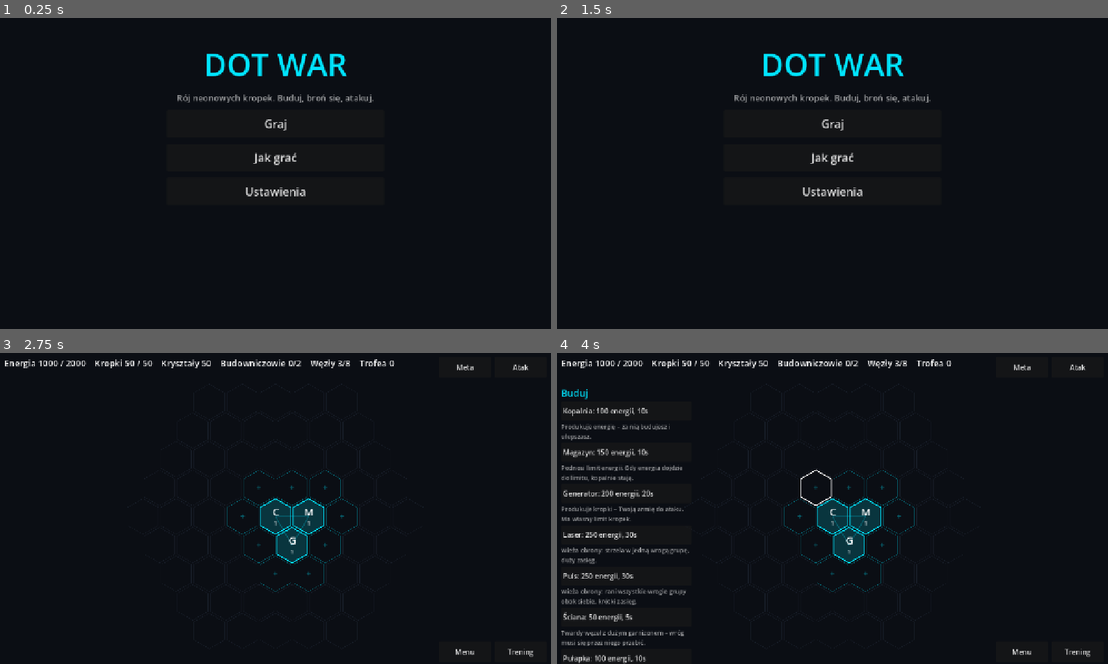
Above: before the commit, frames 1-4 (two rows, left to right).
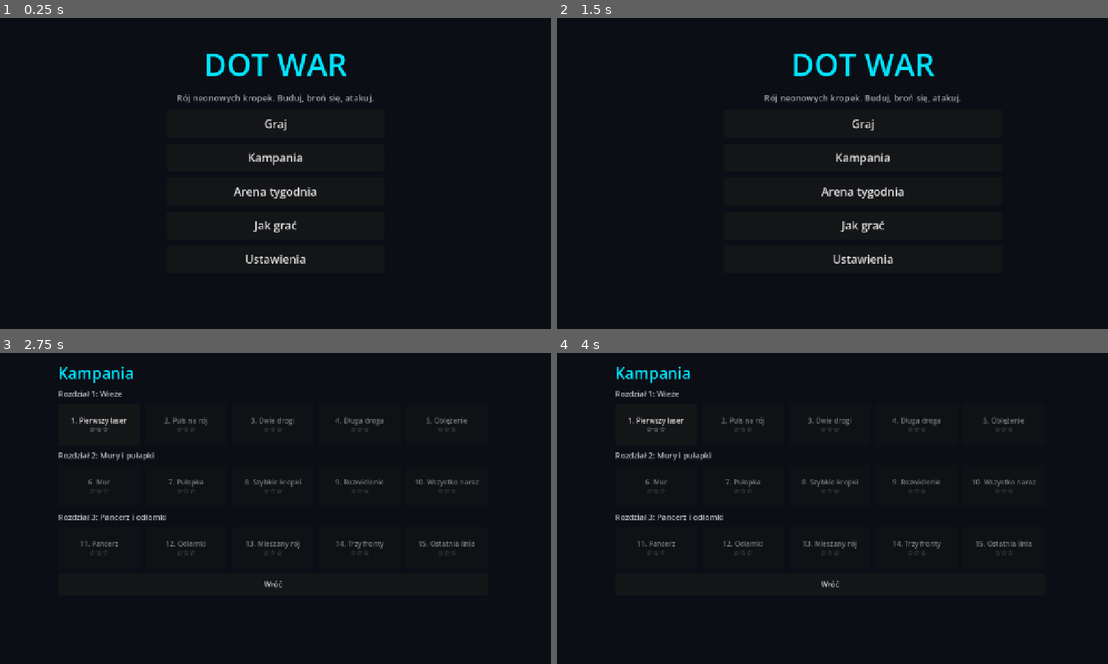
Above: after the commit, the same moments.

Repository: CraftmaticIt/Dot-War
Game: Godot game, scene res://game/main_menu.tscn
Two runs of this game, one before a commit and one after it. Both use one fixed random seed, a clock stepped at 60 frames per second and the inputs below.
Inputs (mouse positions are in pixels of both pictures, inside the frame that each line leads up to):
- Up to frame 1 (0.25 s): no input
- Up to frame 2 (1.5 s): click "Jak grać" at 0.5 s; click "Wróć" at 1.25 s
- Up to frame 3 (2.75 s): click "Graj" (after the commit: "Kampania") at 2 s
- Up to frame 4 (4 s): click (832, 583) at 2.75 s, where only the run after the commit has a clickable "Wróć"; click (832, 492) at 3.5 s, where only the run after the commit has a clickable "Kampania"

The runs differ from the first frame. In frame 1, 0.8% of the frame differs, in the area x 42-58%, y 43-80%; in frame 2, 3.0%; in frame 3, 5.3%; in frame 4, 8.4%, in the area x 0-97%, y 2-100%.

Commit message:
ui: campaign, PvE scene, weekly arena with ranking
Co-Authored-By: Claude Opus 5.5 <noreply@anthropic.com>
Claude-Session: https://claude.ai/code/session_017sBeQejXiTTPxzai4keDsD

Diff:
--- /dev/null
+++ b/game/campaign_view.gd
@@ -0,0 +1,80 @@
+class_name CampaignView
+extends Control
+## Campaign level select: 15 levels in 3 chapters, stars from the server profile merged with the
+## local best (offline play). Level n opens once level n-1 has at least one star.
+
+const LOCAL_PATH := "user://pve_local.json"
+const CHAPTERS := ["Rozdział 1: Wieże", "Rozdział 2: Mury i pułapki", "Rozdział 3: Pancerz i odłamki"]
+
+static func unlocked(stars: Dictionary, level_id: int) -> bool:
+	return level_id <= 1 or int(stars.get(str(level_id - 1), 0)) >= 1
+
+static func merge_stars(a: Dictionary, b: Dictionary) -> Dictionary:
+	var out := {}
+	for d in [a, b]:
+		for k in d:
+			out[str(k)] = maxi(int(out.get(str(k), 0)), int(d[k]))
+	return out
+
+static func load_local() -> Dictionary:
+	if not FileAccess.file_exists(LOCAL_PATH):
+		return {}
+	var j := JSON.new()
+	return j.data if j.parse(FileAccess.get_file_as_string(LOCAL_PATH)) == OK and typeof(j.data) == TYPE_DICTIONARY else {}
+
+static func save_local(stars: Dictionary) -> void:
+	var f := FileAccess.open(LOCAL_PATH, FileAccess.WRITE)
+	if f:
+		f.store_string(JSON.stringify(stars))
+
+func _ready() -> void:
+	var bg := ColorRect.new()
+	bg.color = Color(0.043, 0.055, 0.078)
+	bg.set_anchors_preset(Control.PRESET_FULL_RECT)
+	add_child(bg)
+	var stars := load_local()
+	var be := Backend.shared(get_tree().root)
+	if be.is_configured():
+		stars = merge_stars(stars, be.profile.get("pve", {}))
+	var box := VBoxContainer.new()
+	box.position = Vector2(140, 24)
+	box.add_theme_constant_override("separation", 10)
+	add_child(box)
+	var title := Label.new()
+	title.text = "Kampania"
+	title.add_theme_font_size_override("font_size", 36)
+	title.add_theme_color_override("font_color", Color("#00E5FF"))
+	box.add_child(title)
+	var levels := PveDefs.levels()
+	for ch in 3:
+		var cl := Label.new()
+		cl.text = CHAPTERS[ch]
+		cl.add_theme_font_size_override("font_size", 18)
+		cl.add_theme_color_override("font_color", Color(1, 1, 1, 0.7))
+		box.add_child(cl)
+		var row := HBoxContainer.new()
+		row.add_theme_constant_override("separation", 12)
+		box.add_child(row)
+		for i in 5:
+			var l: Dictionary = levels[ch * 5 + i]
+			var id := int(l.id)
+			var b := Button.new()
+			b.custom_minimum_size = Vector2(188, 96)
+			b.text = "%d. %s\n%s" % [id, String(l.name), BattleView.stars_text(int(stars.get(str(id), 0)))]
+			b.disabled = not unlocked(stars, id)
+			b.pressed.connect(func():
+				PveView.pending = {"level": id}
+				get_tree().change_scene_to_file("res://game/pve_view.tscn"))
+			row.add_child(b)
+	var back := Button.new()
+	back.text = "Wróć"
+	back.custom_minimum_size = Vector2(200, 52)
+	back.pressed.connect(func(): get_tree().change_scene_to_file("res://game/main_menu.tscn"))
+	box.add_child(back)
+	var args := OS.get_cmdline_user_args()
+	var i := args.find("--shot")
+	if i != -1 and i + 1 < args.size():
+		await get_tree().create_timer(1.0).timeout
+		await RenderingServer.frame_post_draw
+		get_viewport().get_texture().get_image().save_png(args[i + 1])
+		get_tree().quit()
--- /dev/null
+++ b/game/campaign_view.tscn
@@ -0,0 +1,10 @@
+[gd_scene load_steps=2 format=3]
+
+[ext_resource type="Script" path="res://game/campaign_view.gd" id="1"]
+
+[node name="Campaign" type="Control"]
+layout_mode = 3
+anchors_preset = 15
+anchor_right = 1.0
+anchor_bottom = 1.0
+script = ExtResource("1")
--- a/game/main_menu.gd
+++ b/game/main_menu.gd
@@ -8,6 +8,9 @@
 	["Gwiazdki", "★ za 50% zniszczonych węzłów, ★ za Rdzeń, ★ za 100%. Gwiazdki dają łup energii i trofea; porażka zabiera trofea."],
 	["Boostery", "Przed atakiem wybierz do 3 boosterów (Meta → Boostery). W walce stuknij booster, potem węzeł: Szał przyspiesza, Tarcza chroni, EMP wyłącza wieże, Rozszczepienie podwaja grupę."],
 	["Meta", "Zadania dzienne, sklep za kryształy i liga. Sezon trwa 14 dni – nagroda zależy od ligi."],
+	["Kampania", "15 łamigłówek obrony: rozstaw podane budynki na polach „+”, naciśnij Start i patrz. ★ Rdzeń przetrwał, ★★ straciłeś najwyżej 1 węzeł, ★★★ nic. Za każdą nową gwiazdkę 5 kryształów."],
+	["Arena tygodnia", "Co tydzień nowe fale bez końca. Masz 12 punktów na budynki; wynik to liczba przetrwanych fal. Najlepsze 10% tygodnia dostaje nagrodę."],
+	["Typy kropek", "Szybkie (×1,5 prędkości), pancerne (połowa obrażeń od wież), rozpryskowe (gdy zginą, zabierają 5 kropek pobliskim węzłom)."],
 ]
 
 var _box: VBoxContainer
@@ -61,19 +64,24 @@
 	_title("DOT WAR", 72)
 	_title("Rój neonowych kropek. Buduj, broń się, atakuj.", 20, Color(1, 1, 1, 0.6))
 	_button("Graj", func(): get_tree().change_scene_to_file("res://game/colony_view.tscn"))
+	_button("Kampania", func(): get_tree().change_scene_to_file("res://game/campaign_view.tscn"))
+	_button("Arena tygodnia", func():
+		PveView.pending = {"arena": true, "week": PveMatch.week_index(int(Time.get_unix_time_from_system()))}
+		get_tree().change_scene_to_file("res://game/pve_view.tscn"))
 	_button("Jak grać", _help)
 	_button("Ustawienia", _settings)
 
 func _help() -> void:
 	_clear()
-	_box.position.y = 20
+	_box.position = Vector2(320, 12)
+	_box.add_theme_constant_override("separation", 6)
 	_title("Jak grać", 36)
 	for h in HELP:
 		var l := Label.new()
 		l.text = "%s — %s" % h
 		l.autowrap_mode = TextServer.AUTOWRAP_WORD_SMART
-		l.custom_minimum_size = Vector2(500, 0)
-		l.add_theme_font_size_override("font_size", 16)
+		l.custom_minimum_size = Vector2(640, 0)
+		l.add_theme_font_size_override("font_size", 13)
 		_box.add_child(l)
 	_button("Wróć", _back)
 
@@ -103,5 +111,6 @@
 	_button("Wróć", _back)
 
 func _back() -> void:
-	_box.position.y = 60
+	_box.position = Vector2(390, 60)
+	_box.add_theme_constant_override("separation", 14)
 	_main()
--- /dev/null
+++ b/game/pve_view.gd
@@ -0,0 +1,355 @@
+class_name PveView
+extends Node2D
+## PvE defense: place the level's buildings on free slots, press Start, watch the enemy swarm.
+## Entered via `pending` = {level: id} (campaign) or {week: n, arena: true}.
+## `-- --shot <png>` plays level 1 with its reference placement.
+
+const NAMES := {"laser": "Laser", "pulse": "Puls", "wall": "Ściana", "trap": "Pułapka"}
+const LETTERS := {"laser": "L", "pulse": "P", "wall": "Ś", "trap": "T"}
+const MAX_FRAME_CATCHUP := 0.25
+
+static var pending := {}
+
+var level: Dictionary
+var arena := false
+var placement: Array = []
+var match_: PveMatch = null
+var backend: Backend = null
+var _selected := ""
+var _map: Node2D
+var _views: Array[NodeView] = []
+var _renderer: SwarmRenderer
+var _overlay: Node2D
+var _hud: Label
+var _info: Label
+var _palette: HBoxContainer
+var _start: Button
+var _end: VBoxContainer
+var _acc := 0.0
+var _shot := ""
+var _elapsed := 0.0
+var _font: Font
+
+# --- pure helpers (unit-tested) ---
+
+## Campaign: type -> pieces left. Arena: {"budget": points left}.
+static func remaining(lvl: Dictionary, p: Array, is_arena: bool) -> Dictionary:
+	if is_arena:
+		var a: Dictionary = PveDefs.data().arena
+		var left := int(a.budget)
+		for e in p:
+			left -= int(a.costs.get(e.type, 0))
+		return {"budget": left}
+	var out := {}
+	for t in lvl.get("allowed", {}):
+		out[t] = int(lvl.allowed[t])
+	for e in p:
+		out[e.type] = int(out.get(e.type, 0)) - 1
+	return out
+
+## Empty slot gets the type; the same type again removes it; another type replaces it.
+static func toggle(p: Array, slot: int, type: String) -> Array:
+	var out := []
+	var had := ""
+	for e in p:
+		if int(e.slot) == slot:
+			had = String(e.type)
+		else:
+			out.append(e)
+	if had != type:
+		var placed := false
+		for i in out.size():
+			if int(out[i].slot) > slot:
+				out.insert(i, {"slot": slot, "type": type})
+				placed = true
+				break
+		if not placed:
+			out.append({"slot": slot, "type": type})
+	return out
+
+static func end_text(result: Dictionary, is_arena: bool, reward: Dictionary) -> PackedStringArray:
+	var out := PackedStringArray()
+	if is_arena:
+		out.append("Koniec areny")
+		out.append("Przetrwane fale: %d" % int(result.score))
+		if reward.has("best"):
+			out.append("Rekord tygodnia: %d" % int(reward.best))
+	else:
+		out.append("Zwycięstwo!" if int(result.stars) > 0 else "Porażka")
+		out.append(BattleView.stars_text(int(result.stars)))
+		if int(reward.get("crystals", 0)) > 0:
+			out.append("+%d kryształów" % int(reward.crystals))
+	if reward.get("offline", false):
+		out.append("Nagroda wymaga połączenia")
+	elif reward.has("error"):
+		out.append("Serwer: %s" % String(reward.error))
+	return out
+
+# --- scene ---
+
+func _ready() -> void:
+	_font = ThemeDB.fallback_font
+	var args := OS.get_cmdline_user_args()
+	var i := args.find("--shot")
+	if i != -1 and i + 1 < args.size():
+		_shot = args[i + 1]
+		pending = {"level": 1}
+	if pending.get("arena", false):
+		arena = true
+		level = PveMatch.arena_level(int(pending.week))
+	else:
+		level = PveDefs.level(int(pending.get("level", 1)))
+	pending = {}
+	if level.is_empty():
+		get_tree().change_scene_to_file.call_deferred("res://game/main_menu.tscn")
+		return
+	backend = Backend.shared(get_tree().root)
+	_build_ui()
+	_rebuild_map()
+	if _shot != "":
+		placement = [{"slot": 2, "type": "laser"}]
+		_rebuild_map()
+		_on_start()
+
+func _sfx(sound: String) -> void:
+	var s := get_node_or_null("/root/Sfx")
+	if s and sound != "":
+		s.play(sound)
+
+func _world() -> SimWorld:
+	return match_.world if match_ != null else PveLevel.build_world(level, placement, 1)
+
+func _rebuild_map() -> void:
+	if _map:
+		_map.queue_free()
+	_views.clear()
+	var w := _world()
+	var g := w.graph
+	var ids := g.node_ids()
+	var r := Rect2i(g.node(ids[0]).x, g.node(ids[0]).y, 0, 0)
+	for id in ids:
+		r = r.expand(Vector2i(g.node(id).x, g.node(id).y))
+	_map = Node2D.new()
+	_map.transform = BattleView.fit_transform(r, get_viewport_rect().size - Vector2(0, 160), 70.0)
+	_map.position += Vector2(0, 60)
+	add_child(_map)
+	var edges := Node2D.new()
+	edges.draw.connect(func():
+		for a in g.node_ids():
+			for b in g.neighbors(a):
+				if a < b:
+					edges.draw_line(SwarmRenderer.to_px(Vector2i(g.node(a).x, g.node(a).y)),
+						SwarmRenderer.to_px(Vector2i(g.node(b).x, g.node(b).y)), Color(0.4, 0.5, 0.7, 0.18), 2.0, true))
+	_map.add_child(edges)
+	for id in ids:
+		var v := NodeView.new()
+		v.node_id = id
+		v.position = SwarmRenderer.to_px(Vector2i(g.node(id).x, g.node(id).y))
+		_map.add_child(v)
+		v.refresh(g.node(id))
+		_views.append(v)
+	_renderer = SwarmRenderer.new()
+	_map.add_child(_renderer)
+	_overlay = Node2D.new()
+	_overlay.draw.connect(_draw_overlay)
+	_map.add_child(_overlay)
+
+## Slot markers: "+" on a free slot during setup, the building letter on a placed one;
+## "C" on the core and "!" on enemy spawns.
+func _draw_overlay() -> void:
+	var types := {}
+	for e in placement:
+		types[int(e.slot)] = String(e.type)
+	for n in level.nodes:
+		var p := SwarmRenderer.to_px(Vector2i(int(n.x), int(n.y))) + Vector2(-6, -40)
+		var s := ""
+		match String(n.role):
+			"core":
+				s = "C"
+			"spawn":
+				s = "!"
+			_:
+				s = LETTERS.get(types.get(int(n.id), ""), "+" if match_ == null else "")
+		if s != "":
+			_overlay.draw_string(_font, p, s, HORIZONTAL_ALIGNMENT_LEFT, -1, 20, Color("#B6FF00"))
+
+func _build_ui() -> void:
+	var layer := CanvasLayer.new()
+	add_child(layer)
+	_hud = Label.new()
+	_hud.position = Vector2(16, 12)
+	_hud.add_theme_font_size_override("font_size", 22)
+	layer.add_child(_hud)
+	_palette = HBoxContainer.new()
+	_palette.position = Vector2(16, 600)
+	layer.add_child(_palette)
+	_info = Label.new()
+	_info.position = Vector2(16, 660)
+	_info.add_theme_font_size_override("font_size", 16)
+	_info.add_theme_color_override("font_color", Color(1, 1, 1, 0.7))
+	layer.add_child(_info)
+	_start = Button.new()
+	_start.text = "Start"
+	_start.custom_minimum_size = Vector2(160, 56)
+	_start.position = Vector2(1100, 600)
+	_start.pressed.connect(_on_start)
+	layer.add_child(_start)
+	var back := Button.new()
+	back.text = "Wróć"
+	back.custom_minimum_size = Vector2(120, 44)
+	back.position = Vector2(1140, 12)
+	back.pressed.connect(_go_back)
+	layer.add_child(back)
+	_end = VBoxContainer.new()
+	_end.position = Vector2(440, 200)
+	_end.custom_minimum_size = Vector2(400, 0)
+	_end.visible = false
+	layer.add_child(_end)
+	_refresh_setup()
+
+func _types() -> Array:
+	return PveDefs.data().arena.costs.keys() if arena else level.get("allowed", {}).keys()
+
+func _refresh_setup() -> void:
+	if arena:
+		var a: Dictionary = PveDefs.data().arena
+		_hud.text = "Arena · tydzień %d" % int(level.week)
+		_info.text = "Budżet: %d / %d pkt. Wybierz budynek, potem stuknij wolne pole „+”." % [
+			int(remaining(level, placement, true).budget), int(a.budget)]
+	else:
+		_hud.text = "Poziom %d: %s" % [int(level.id), String(level.name)]
+		_info.text = "Wybierz budynek, potem stuknij wolne pole „+”. Ponowne stuknięcie zdejmuje budynek."
+	for c in _palette.get_children():
+		c.queue_free()
+	var left := remaining(level, placement, arena)
+	for t in _types():
+		var b := Button.new()
+		var cost: int = int(PveDefs.data().arena.costs.get(t, 0))
+		b.text = ("%s (%d pkt)" % [NAMES.get(t, t), cost]) if arena else ("%s ×%d" % [NAMES.get(t, t), int(left.get(t, 0))])
+		if _selected == t:
+			b.text += " ◉"
+		b.custom_minimum_size = Vector2(150, 48)
+		b.pressed.connect(func():
+			_selected = "" if _selected == t else t
+			_refresh_setup())
+		_palette.add_child(b)
+	if _overlay:
+		_overlay.queue_redraw()
+
+func _unhandled_input(e: InputEvent) -> void:
+	if match_ != null or _map == null:
+		return
+	var tap: bool = (e is InputEventMouseButton and e.button_index == MOUSE_BUTTON_LEFT and e.pressed) \
+		or (e is InputEventScreenTouch and e.pressed)
+	if not tap:
+		return
+	var p: Vector2 = _map.get_global_transform().affine_inverse() * e.position
+	for v in _views:
+		if v.position.distance_to(p) <= NodeView.RADIUS + 12:
+			_tap_node(v.node_id)
+			return
+
+func _tap_node(id: int) -> void:
+	var role := ""
+	for n in level.nodes:
+		if int(n.id) == id:
+			role = String(n.role)
+	if role != "slot":
+		return
+	var current := ""
+	for e in placement:
+		if int(e.slot) == id:
+			current = String(e.type)
+	var t := _selected if _selected != "" else current
+	if t == "":
+		return
+	var next := toggle(placement, id, t)
+	if PveLevel.validate(level, next, arena) != "":
+		_sfx("error")
+		return
+	placement = next
+	_sfx("build")
+	_rebuild_map()
+	_refresh_setup()
+
+func _on_start() -> void:
+	if match_ != null:
+		return
+	match_ = PveMatch.new(level, placement, 1)
+	_palette.visible = false
+	_start.visible = false
+	_info.text = "Rój nadciąga…"
+	_rebuild_map()
+
+func _process(delta: float) -> void:
+	if match_ == null:
+		return
+	if not match_.over:
+		_acc = minf(_acc + delta, MAX_FRAME_CATCHUP)
+		var dt := 1.0 / SimWorld.TICK_HZ
+		while _acc >= dt and not match_.over:
+			_acc -= dt
+			match_.step()
+			for ev in match_.world.events:
+				_sfx({"group_destroyed": "hit", "node_captured": "capture", "trap_triggered": "hit", "splash": "error"}.get(ev.type, ""))
+		_renderer.sync(match_.world, _acc / dt)
+		for v in _views:
+			v.refresh(match_.world.graph.node(v.node_id))
+		var r := match_.result()
+		_hud.text = "%s    fale: %d / %d" % [BattleView.format_clock(match_.world.tick), int(r.waves_started),
+			level.waves.size()]
+		if match_.over:
+			_finish()
+	if _shot != "":
+		_elapsed += delta
+		if _elapsed >= 10.0:
+			var path := _shot
+			_shot = ""
+			await RenderingServer.frame_post_draw
+			get_viewport().get_texture().get_image().save_png(path)
+			get_tree().quit()
+
+func _finish() -> void:
+	var r := match_.result()
+	_sfx("win" if (arena and int(r.score) > 0) or int(r.stars) > 0 else "lose")
+	if not arena:
+		var local := CampaignView.load_local()
+		CampaignView.save_local(CampaignView.merge_stars(local, {str(int(level.id)): int(r.stars)}))
+	_end.visible = true
+	var wait := Label.new()
+	wait.text = "Weryfikacja wyniku…"
+	_end.add_child(wait)
+	var reward := {"offline": true}
+	if _shot == "" and backend != null and backend.is_configured():
+		var body := {"placement": placement}
+		if arena:
+			body["week"] = int(level.week)
+		else:
+			body["level"] = int(level.id)
+		reward = await backend.finish_pve(body)
+	wait.queue_free()
+	for t in end_text(r, arena, reward):
+		var l := Label.new()
+		l.text = t
+		l.horizontal_alignment = HORIZONTAL_ALIGNMENT_CENTER
+		l.add_theme_font_size_override("font_size", 32 if t.contains("★") or t.contains("☆") else 22)
+		_end.add_child(l)
+	if arena and not reward.get("offline", false):
+		var rk := await backend.pve_ranking()
+		for row in rk.get("top", []).slice(0, 5):
+			var l := Label.new()
+			l.text = "%s — %d" % [String(row.name), int(row.score)]
+			_end.add_child(l)
+		if typeof(rk.get("me")) == TYPE_DICTIONARY:
+			var me := Label.new()
+			me.text = "Twoje miejsce: %d" % int(rk.me.rank)
+			me.add_theme_color_override("font_color", Color("#B6FF00"))
+			_end.add_child(me)
+	var back := Button.new()
+	back.text = "Wróć"
+	back.custom_minimum_size = Vector2(400, 56)
+	back.pressed.connect(_go_back)
+	_end.add_child(back)
+
+func _go_back() -> void:
+	get_tree().change_scene_to_file("res://game/main_menu.tscn" if arena else "res://game/campaign_view.tscn")
--- /dev/null
+++ b/game/pve_view.tscn
@@ -0,0 +1,6 @@
+[gd_scene load_steps=2 format=3]
+
+[ext_resource type="Script" path="res://game/pve_view.gd" id="1"]
+
+[node name="Pve" type="Node2D"]
+script = ExtResource("1")
--- /dev/null
+++ b/tests/unit/test_pve_ui_logic.gd
@@ -0,0 +1,40 @@
+extends GutTest
+
+const PV := preload("res://game/pve_view.gd")
+const CV := preload("res://game/campaign_view.gd")
+
+func test_unlock_chain():
+	assert_true(CV.unlocked({}, 1))
+	assert_false(CV.unlocked({}, 2))
+	assert_true(CV.unlocked({"1": 1}, 2))
+	assert_false(CV.unlocked({"1": 1}, 3))
+	assert_true(CV.unlocked({"2": 3.0}, 3), "JSON floats")
+
+func test_merge_stars_keeps_best():
+	assert_eq(CV.merge_stars({"1": 1, "2": 3}, {"1": 3.0}), {"1": 3, "2": 3})
+
+func test_remaining_campaign_and_arena():
+	var l := PveDefs.level(1)
+	assert_eq(PV.remaining(l, [], false), {"laser": 1})
+	assert_eq(PV.remaining(l, [{"slot": 2, "type": "laser"}], false), {"laser": 0})
+	var arena := PveMatch.arena_level(1)
+	assert_eq(PV.remaining(arena, [{"slot": 2, "type": "laser"}], true), {"budget": 9})
+
+func test_toggle_add_remove_replace():
+	var p := PV.toggle([], 2, "laser")
+	assert_eq(p, [{"slot": 2, "type": "laser"}])
+	assert_eq(PV.toggle(p, 2, "laser"), [], "same type again removes")
+	assert_eq(PV.toggle(p, 2, "pulse"), [{"slot": 2, "type": "pulse"}], "other type replaces")
+	assert_eq(PV.toggle(p, 3, "wall"), [{"slot": 2, "type": "laser"}, {"slot": 3, "type": "wall"}])
+
+func test_end_text():
+	var won := PV.end_text({"stars": 3, "score": 0}, false, {"gained": 3, "crystals": 15})
+	assert_true("★★★" in won)
+	assert_true("+15 kryształów" in won)
+	var off := PV.end_text({"stars": 1, "score": 0}, false, {"offline": true})
+	assert_true("Nagroda wymaga połączenia" in off)
+	var lost := PV.end_text({"stars": 0, "score": 0}, false, {})
+	assert_true("Porażka" in lost)
+	var ar := PV.end_text({"stars": 0, "score": 7}, true, {"score": 7, "best": 9})
+	assert_true("Przetrwane fale: 7" in ar)
+	assert_true("Rekord tygodnia: 9" in ar)
--- a/tests/unit/test_sfx_menu.gd
+++ b/tests/unit/test_sfx_menu.gd
@@ -11,14 +11,14 @@
 		peak = maxi(peak, absi(d.decode_s16(i)))
 	assert_between(peak, 1000, 32767)
 
-func test_menu_has_three_buttons_and_help_lists_every_topic():
+func test_menu_buttons_and_help_lists_every_topic():
 	var m: Control = MENU.new()
 	add_child_autofree(m)
 	var labels := []
 	for c in m._box.get_children():
 		if c is Button:
 			labels.append(c.text)
-	assert_eq(labels, ["Graj", "Jak grać", "Ustawienia"])
+	assert_eq(labels, ["Graj", "Kampania", "Arena tygodnia", "Jak grać", "Ustawienia"])
 	m._help()
 	var texts := 0
 	for c in m._box.get_children():
Not shown, added: game/campaign_view.gd.uid
Not shown, added: game/pve_view.gd.uid
Not shown, added: tests/unit/test_pve_ui_logic.gd.uid
